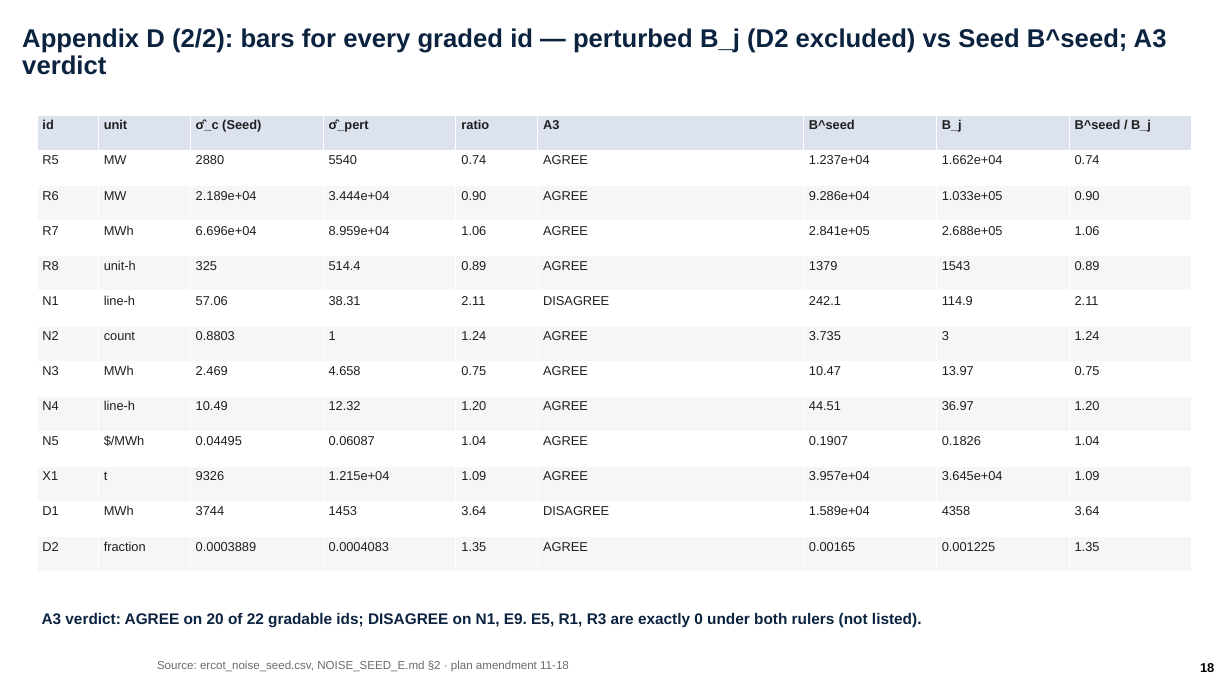
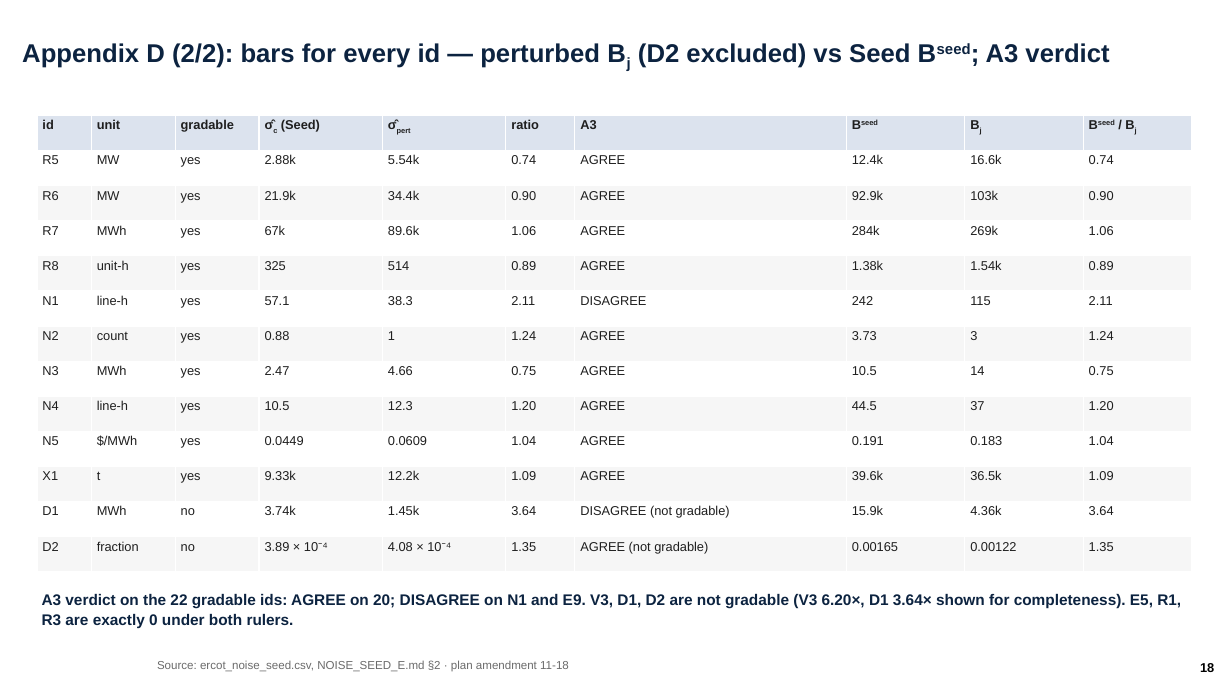
Before and after one commit to ylu283/RTS-GMLC, a slide deck: slide 18 of trial_0826/ercot/analysis/pi_objectives/ercot_objectives.pptx. Drawn at 1232x693 pixels with LibreOffice and Linux fonts; fonts in the diff are those of the drawing; background and template pictures are left out. Boxes give left, top, right and bottom in pixels: in the first picture for what was removed or moved away, otherwise in the second. Text is boxed around its words. In the diff, an @@ line names an element or a change of style, - is before the commit and + after.

Commit message:
deck(64) review round: B1–B8 + S1–S12 from three reviews — ruler names (median / 11-16 median), titles name N4 (A′ = disclosed post-hoc PI override), site-class wording, one A3 sentence, 5x5 rho matrix, rebuilt screening chart, sub/superscripts, engineering units, frozen external snippets; 214 assertions; validator PASSED; render-checked

```diff
--- a/trial_0826/ercot/analysis/pi_objectives/ercot_objectives.pptx
+++ b/trial_0826/ercot/analysis/pi_objectives/ercot_objectives.pptx
@@ title at (22, 43, 1109, 68): text changed @@
-Appendix D (2/2): bars for every graded id — perturbed B_j (D2 excluded) vs Seed B^seed; A3 verdict
+Appendix D (2/2): bars for every id — perturbed Bj (D2 excluded) vs Seed Bseed; A3 verdict
@@ table at (37, 116, 1194, 572) @@
-column 3: σ̂_c (Seed) | 2880 | 2.189e+04 | 6.696e+04 | 325 | 57.06 | 0.8803 | 2.469 | 10.49 | 0.04495 | 9326 | 3744 | 0.0003889
-column 4: σ̂_pert | 5540 | 3.444e+04 | 8.959e+04 | 514.4 | 38.31 | 1 | 4.658 | 12.32 | 0.06087 | 1.215e+04 | 1453 | 0.0004083
+column 3: gradable | yes | yes | yes | yes | yes | yes | yes | yes | yes | yes | no | no
+column 4: σ̂c (Seed) | 2.88k | 21.9k | 67k | 325 | 57.1 | 0.88 | 2.47 | 10.5 | 0.0449 | 9.33k | 3.74k | 3.89 × 10⁻⁴
+column 5: σ̂pert | 5.54k | 34.4k | 89.6k | 514 | 38.3 | 1 | 4.66 | 12.3 | 0.0609 | 12.2k | 1.45k | 4.08 × 10⁻⁴
-column 7, row 12: DISAGREE
+column 7, row 12: DISAGREE (not gradable)
-column 7, row 13: AGREE
+column 7, row 13: AGREE (not gradable)
-column 7: B^seed | 1.237e+04 | 9.286e+04 | 2.841e+05 | 1379 | 242.1 | 3.735 | 10.47 | 44.51 | 0.1907 | 3.957e+04 | 1.589e+04 | 0.00165
+column 8: Bseed | 12.4k | 92.9k | 284k | 1.38k | 242 | 3.73 | 10.5 | 44.5 | 0.191 | 39.6k | 15.9k | 0.00165
-column 8: B_j | 1.662e+04 | 1.033e+05 | 2.688e+05 | 1543 | 114.9 | 3 | 13.97 | 36.97 | 0.1826 | 3.645e+04 | 4358 | 0.001225
+column 9: Bj | 16.6k | 103k | 269k | 1.54k | 115 | 3 | 14 | 37 | 0.183 | 36.5k | 4.36k | 0.00122
-column 10, row 1: B^seed / B_j
+column 10, row 1: Bseed / Bj
@@ text at (42, 594, 1181, 628): text changed @@
-A3 verdict: AGREE on 20 of 22 gradable ids; DISAGREE on N1, E9. E5, R1, R3 are exactly 0 under both rulers (not listed).
+A3 verdict on the 22 gradable ids: AGREE on 20; DISAGREE on N1 and E9. V3, D1, D2 are not gradable (V3 6.20×, D1 3.64× shown for completeness). E5, R1, R3 are exactly 0 under both rulers.
```
Also in this commit, not shown: 17 other slides changed, 14 other files.
